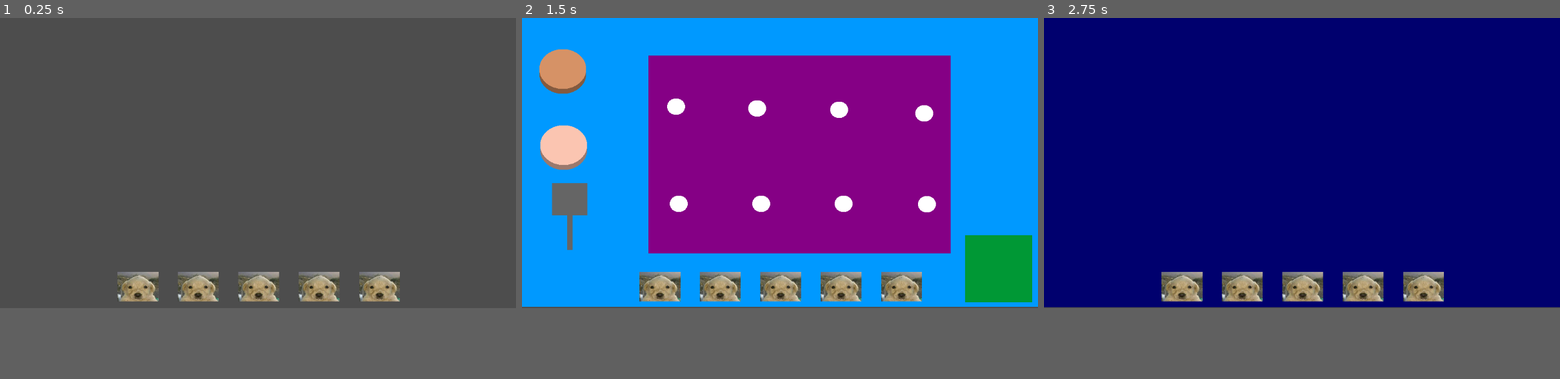
Above: before the commit, frames 1-3 (left to right).
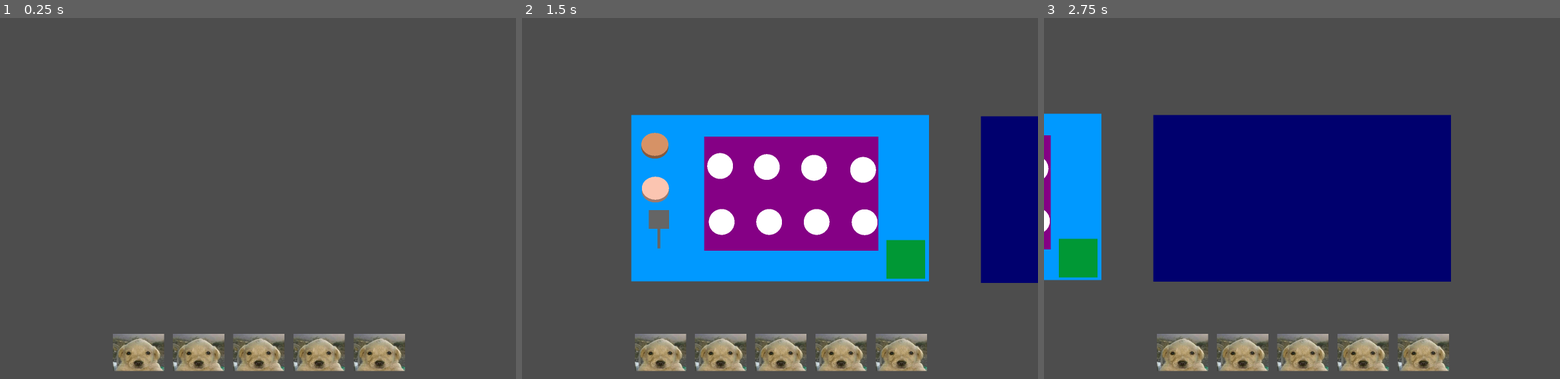
Above: after the commit, the same moments.

Repository: HannahKnisley/Bear-Denaria
Game: Godot game, scene res://Scenes/world_root.tscn
The game is run twice, just before and just after one commit, with the same random seed, the same clock (stepped at 60 frames per second) and the same inputs.
Inputs (mouse positions are in pixels of both pictures, inside the frame that each line leads up to):
- Up to frame 1 (0.25 s): no input
- Up to frame 2 (1.5 s): click (661, 285) at 0.5 s; click (718, 285) at 1.25 s
- Up to frame 3 (2.75 s): click (1302, 285) at 2 s
In our replay, the window is 800x450 before the commit and 800x560 after it. These sizes can differ from the game's own. Grey fills any space a smaller window leaves; there, only what the larger window draws over its background counts as a difference.

The runs differ from the first frame. In frame 1, 7.2% of the frame differs, in the area x 21-79%, y 70-98%; in frame 2, 71%, in the area x 0-100%, y 0-98%; in frame 3, 59%.

Commit message:
titlescreen, grill stuff

Diff:
--- /dev/null
+++ b/OtherAssets/Fonts/myLabel.tres
@@ -0,0 +1,8 @@
+[gd_resource type="Theme" load_steps=2 format=3 uid="uid://ccj22doayxb2g"]
+
+[ext_resource type="FontFile" uid="uid://dyn6cqbfxl7h" path="res://OtherAssets/Fonts/Outdoor.otf" id="1_e2gyn"]
+
+[resource]
+Label/colors/font_color = Color(0, 0, 0, 1)
+Label/font_sizes/font_size = 120
+Label/fonts/font = ExtResource("1_e2gyn")
--- a/Scenes/GrillArea/beef_patty.tscn
+++ b/Scenes/GrillArea/beef_patty.tscn
@@ -27,9 +27,9 @@
 
 [node name="collision" type="CollisionShape2D" parent="."]
 position = Vector2(0, -11)
+scale = Vector2(1.8, 1.8)
 shape = SubResource("CircleShape2D_5hv6k")
 
 [node name="cookTimer" type="Timer" parent="."]
 
-[connection signal="mouse_entered" from="." to="." method="_on_mouse_entered"]
 [connection signal="timeout" from="cookTimer" to="." method="_on_cook_timer_timeout"]
--- a/Scenes/GrillArea/cooktop.tscn
+++ b/Scenes/GrillArea/cooktop.tscn
@@ -14,10 +14,11 @@
 
 [node name="MeshInstance2D" type="MeshInstance2D" parent="."]
 position = Vector2(0, 1)
-scale = Vector2(39.9201, 36.875)
+scale = Vector2(100, 100)
 mesh = SubResource("SphereMesh_widpm")
 
 [node name="CollisionShape2D" type="CollisionShape2D" parent="."]
+scale = Vector2(3, 3)
 shape = SubResource("CircleShape2D_jkx0o")
 
 [connection signal="body_entered" from="." to="." method="_on_body_entered"]
--- a/Scenes/GrillArea/grill_area.tscn
+++ b/Scenes/GrillArea/grill_area.tscn
@@ -23,23 +23,6 @@
 scale = Vector2(675, 441.5)
 mesh = SubResource("BoxMesh_ha7ct")
 
-[node name="grillToBuild" parent="." instance=ExtResource("4_x3esj")]
-position = Vector2(1062, 560)
-
-[node name="spatulaBelow" type="Node2D" parent="."]
-
-[node name="spatula" parent="spatulaBelow" instance=ExtResource("3_upwfe")]
-position = Vector2(107, 405)
-
-[node name="pattySpawner" parent="." instance=ExtResource("2_7hck8")]
-position = Vector2(91, 125)
-
-[node name="chickenPattySpawner" parent="." instance=ExtResource("5_cpdi6")]
-position = Vector2(93, 295)
-
-[node name="spatulaAbove" type="Node2D" parent="."]
-position = Vector2(107, 405)
-
 [node name="Cooktop" parent="." instance=ExtResource("2_wnctg")]
 position = Vector2(344, 197)
 
@@ -63,3 +46,20 @@
 
 [node name="Cooktop8" parent="." instance=ExtResource("2_wnctg")]
 position = Vector2(898, 212)
+
+[node name="grillToBuild" parent="." instance=ExtResource("4_x3esj")]
+position = Vector2(1062, 560)
+
+[node name="spatulaBelow" type="Node2D" parent="."]
+
+[node name="spatula" parent="spatulaBelow" instance=ExtResource("3_upwfe")]
+position = Vector2(107, 405)
+
+[node name="pattySpawner" parent="." instance=ExtResource("2_7hck8")]
+position = Vector2(91, 125)
+
+[node name="chickenPattySpawner" parent="." instance=ExtResource("5_cpdi6")]
+position = Vector2(93, 295)
+
+[node name="spatulaAbove" type="Node2D" parent="."]
+position = Vector2(107, 405)
--- a/Scenes/GrillArea/grill_to_build.tscn
+++ b/Scenes/GrillArea/grill_to_build.tscn
@@ -1,6 +1,6 @@
 [gd_scene load_steps=4 format=3 uid="uid://b8hns1ngiicnc"]
 
-[ext_resource type="Script" path="res://Scripts/grill_to_build.gd" id="1_fcps5"]
+[ext_resource type="Script" path="res://Scripts/grillArea/grill_to_build.gd" id="1_3uhwa"]
 
 [sub_resource type="BoxMesh" id="BoxMesh_hksqf"]
 
@@ -8,7 +8,7 @@
 size = Vector2(148.375, 146)
 
 [node name="grillToBuild" type="Area2D"]
-script = ExtResource("1_fcps5")
+script = ExtResource("1_3uhwa")
 
 [node name="MeshInstance2D" type="MeshInstance2D" parent="."]
 modulate = Color(0, 0.596078, 0.207843, 1)
--- /dev/null
+++ b/Scenes/Titlescreen/title_screen.tscn
@@ -0,0 +1,110 @@
+[gd_scene load_steps=10 format=3 uid="uid://dfeh7uu0vmwo2"]
+
+[ext_resource type="Texture2D" uid="uid://cj8dtka4e1dro" path="res://Assets2D/menu/TitleScreen.png" id="1_5wxx0"]
+[ext_resource type="Script" path="res://Scripts/UI/title_screen.gd" id="1_fh18m"]
+[ext_resource type="Texture2D" uid="uid://db5oneijwdere" path="res://Assets2D/menu/Play_Plate.PNG" id="2_1hxj6"]
+[ext_resource type="Texture2D" uid="uid://cipekpx1etfjd" path="res://Assets2D/menu/Play_Translucent.PNG" id="3_bhgkp"]
+[ext_resource type="Texture2D" uid="uid://dogc5mu5of23f" path="res://Assets2D/menu/Credits_Menu.PNG" id="4_teuuy"]
+[ext_resource type="Theme" uid="uid://ccj22doayxb2g" path="res://OtherAssets/Fonts/myLabel.tres" id="5_ftxje"]
+[ext_resource type="Texture2D" uid="uid://ca4synxkehpad" path="res://Assets2D/menu/Credits_Translucent.PNG" id="5_xupow"]
+[ext_resource type="Texture2D" uid="uid://c720ynw73g7cb" path="res://Assets2D/menu/Exit_Button.PNG" id="6_8depg"]
+[ext_resource type="Texture2D" uid="uid://ce3q3igk0bjx7" path="res://Assets2D/menu/Exit_Translucent.PNG" id="7_lytn4"]
+
+[node name="TitleScreen" type="Control"]
+layout_mode = 3
+anchors_preset = 15
+anchor_right = 1.0
+anchor_bottom = 1.0
+offset_right = -3.0
+grow_horizontal = 2
+grow_vertical = 2
+script = ExtResource("1_fh18m")
+
+[node name="TextureRect" type="TextureRect" parent="."]
+layout_mode = 1
+anchors_preset = -1
+anchor_left = -0.00150225
+anchor_top = -0.00714286
+anchor_right = 1.00551
+anchor_bottom = 1.01071
+texture = ExtResource("1_5wxx0")
+expand_mode = 1
+stretch_mode = 5
+metadata/_edit_use_anchors_ = true
+
+[node name="HSplitContainer" type="HBoxContainer" parent="."]
+layout_mode = 1
+anchors_preset = -1
+anchor_left = 0.235854
+anchor_top = 0.643571
+anchor_right = 0.75363
+anchor_bottom = 0.909286
+grow_horizontal = 2
+grow_vertical = 0
+metadata/_edit_use_anchors_ = true
+
+[node name="startButton" type="TextureButton" parent="HSplitContainer"]
+layout_mode = 2
+size_flags_horizontal = 3
+texture_normal = ExtResource("2_1hxj6")
+texture_hover = ExtResource("3_bhgkp")
+ignore_texture_size = true
+stretch_mode = 5
+
+[node name="Label" type="Label" parent="HSplitContainer/startButton"]
+visible = false
+layout_mode = 0
+anchor_left = 0.236842
+anchor_top = 0.354839
+anchor_right = 0.780702
+anchor_bottom = 0.653226
+offset_bottom = -13.0
+theme = ExtResource("5_ftxje")
+text = "Start
+"
+horizontal_alignment = 1
+vertical_alignment = 1
+metadata/_edit_use_anchors_ = true
+
+[node name="creditsButton" type="TextureButton" parent="HSplitContainer"]
+layout_mode = 2
+size_flags_horizontal = 3
+texture_normal = ExtResource("4_teuuy")
+texture_hover = ExtResource("5_xupow")
+ignore_texture_size = true
+stretch_mode = 5
+
+[node name="Label" type="Label" parent="HSplitContainer/creditsButton"]
+visible = false
+layout_mode = 0
+anchor_left = 0.181287
+anchor_top = 0.354839
+anchor_right = 0.798246
+anchor_bottom = 0.653226
+offset_bottom = 1.52588e-05
+theme = ExtResource("5_ftxje")
+text = "Credits"
+metadata/_edit_use_anchors_ = true
+
+[node name="creditsButton2" type="TextureButton" parent="HSplitContainer"]
+layout_mode = 2
+size_flags_horizontal = 3
+texture_normal = ExtResource("6_8depg")
+texture_hover = ExtResource("7_lytn4")
+ignore_texture_size = true
+stretch_mode = 5
+
+[node name="Label" type="Label" parent="HSplitContainer/creditsButton2"]
+visible = false
+layout_mode = 0
+anchor_left = 0.397661
+anchor_top = 0.373656
+anchor_right = 0.725146
+anchor_bottom = 0.672043
+offset_right = 1.52588e-05
+theme = ExtResource("5_ftxje")
+text = "Exit"
+metadata/_edit_use_anchors_ = true
+
+[connection signal="mouse_entered" from="HSplitContainer/startButton" to="." method="_on_start_button_mouse_entered"]
+[connection signal="mouse_exited" from="HSplitContainer/startButton" to="." method="_on_start_button_mouse_exited"]
--- /dev/null
+++ b/Scripts/UI/title_screen.gd
@@ -0,0 +1,11 @@
+extends Control
+
+
+# Called when the node enters the scene tree for the first time.
+func _ready():
+	pass # Replace with function body.
+
+
+# Called every frame. 'delta' is the elapsed time since the previous frame.
+func _process(delta):
+	pass
--- a/Scripts/buildArea/pattyContainer.gd
+++ b/Scripts/buildArea/pattyContainer.gd
@@ -13,6 +13,7 @@
 
 func _on_child_entered_tree(node):
 	print("collected")
+	node.sliding = false
 	node.setSnap(self.global_position)
+	await get_tree().create_timer(0.1).timeout
 	node.visible = false
-	self.get_child(0).visible = true
--- a/Scripts/grillArea/beef_patty.gd
+++ b/Scripts/grillArea/beef_patty.gd
@@ -9,6 +9,8 @@
 var bottomCook = 0
 var flipping = false
 var up = true
+
+var sliding = false
 
 # Called when the node enters the scene tree for the first time.
 func _ready():
@@ -25,14 +27,15 @@
 		checkMouse()
 
 	if Input.is_action_pressed("mouseClick"):
-		if mouseCollide and !flipping:
+		if mouseCollide and !flipping and !sliding:
 			$cookTimer.stop()
 			self.set_collision_mask_value(1, false)
 			self.set_collision_mask_value(2, true)
 			move_and_collide(burgerToMouse())
 
 	if Input.is_action_just_released("mouseClick"):
-		if !flipping:
+		if !flipping and !sliding:
+			await get_tree().create_timer(0.1).timeout
 			move_and_collide((burgerToGrill()))
 			await get_tree().create_timer(0.3).timeout
 			self.set_collision_mask_value(1, true)
@@ -73,8 +76,6 @@
 
 
 func flippingAnimate(delta):
-	self.set_collision_mask_value(1, false)
-	self.set_collision_mask_value(2, true)
 	if self.global_position > (snapPos-Vector2(0,85)) and up:
 		move_and_collide(((snapPos-Vector2(0,90))-self.global_position)*delta*10)
 
@@ -84,8 +85,6 @@
 	if self.global_position < (snapPos-Vector2(0,5)) and !up:
 		move_and_collide((snapPos-self.global_position)*delta*10)
 	elif !up:
-		self.set_collision_mask_value(1, true)
-		self.set_collision_mask_value(2, false)
 		up = true
 		flipping = false
 
--- /dev/null
+++ b/Scripts/grillArea/grill_to_build.gd
@@ -0,0 +1,56 @@
+extends Area2D
+
+var defaultPos
+var out = true
+
+var sliding = false
+var pattyIn = false
+var myPatty
+
+# Called when the node enters the scene tree for the first time.
+func _ready():
+	defaultPos = self.global_position
+
+
+# Called every frame. 'delta' is the elapsed time since the previous frame.
+func _process(delta):
+	if Input.is_action_just_released("mouseClick") and !sliding:
+		if pattyIn:
+			myPatty.reparent(self)
+			myPatty.setSnap(self.global_position)
+			await get_tree().create_timer(0.1).timeout
+			myPatty.sliding = true
+			sliding = true
+
+	if sliding:
+		slideOutAnimate(delta)
+
+
+
+func _on_body_entered(body):
+	if body.is_in_group("patty"):
+		pattyIn = true
+		myPatty = body
+
+
+func _on_body_exited(body):
+	if body.is_in_group("patty"):
+		pattyIn = false
+
+func slideOutAnimate(delta):
+	if self.global_position < (defaultPos+Vector2(195,0)) and out:
+		self.translate(((defaultPos+Vector2(200,0))-self.global_position)*delta*10)
+		myPatty.move_and_collide(self.global_position-myPatty.global_position)
+	else:
+		out = false
+		myPatty.reparent($/root/WorldRoot/build_area/pattyContainer)
+		await get_tree().create_timer(0.1).timeout
+
+	if self.global_position > (defaultPos+Vector2(7,0)) and !out:
+		self.translate((defaultPos-self.global_position)*delta*10)
+	elif !out:
+		self.set_collision_mask_value(1, true)
+		self.set_collision_mask_value(2, false)
+		out = true
+		sliding = false
+		print("meow")
--- a/Scripts/grillArea/patty_spawner.gd
+++ b/Scripts/grillArea/patty_spawner.gd
@@ -12,7 +12,7 @@
 # Called every frame. 'delta' is the elapsed time since the previous frame.
 func _process(delta):
 	if Input.is_action_just_released("mouseClick"):
-		await get_tree().create_timer(0.05).timeout
+		await get_tree().create_timer(0.1).timeout
 		if canSpawn:
 			spawn_patty()
 
--- a/Scripts/grillArea/spatula.gd
+++ b/Scripts/grillArea/spatula.gd
@@ -7,6 +7,8 @@
 var flipping = false
 var up = true
 
+var followMouse = false
+
 var mouseIn = false
 
 # Called when the node enters the scene tree for the first time.
@@ -15,7 +17,9 @@
 
 # Called every frame. 'delta' is the elapsed time since the previous frame.
 func _process(delta):
-	if Input.is_action_pressed("mouseClick") and mouseIn:
+	if Input.is_action_just_pressed("mouseClick") and mouseIn:
+		followMouse = true
+	if Input.is_action_pressed("mouseClick") and followMouse:
 		self.global_position = get_global_mouse_position()
 	if Input.is_action_just_released("mouseClick"):
 		if onPatty:
@@ -23,8 +27,9 @@
 			snapPos = self.global_position
 			flipping = true
 			myPatty.flipBurger()
+		followMouse = false
 
-
+	# WE ARE CLOSED FOR EBOLA >:(
 	if flipping:
 		if self.global_position > (snapPos-Vector2(0,85)) and up:
 			self.translate(((snapPos-Vector2(0,90))-self.global_position)*delta*10)
@@ -35,8 +40,6 @@
 		if self.global_position < (snapPos-Vector2(0,5)) and !up:
 			self.translate((snapPos-self.global_position)*delta*10)
 		elif !up:
-			self.set_collision_mask_value(1, true)
-			self.set_collision_mask_value(2, false)
 			up = true
 			flipping = false
 			self.reparent(get_node("../../spatulaBelow"))
--- a/Scripts/grill_to_build.gd
+++ /dev/null
@@ -1,55 +0,0 @@
-extends Area2D
-
-var defaultPos
-var out = true
-
-var sliding = false
-var pattyIn = false
-var myPatty
-
-# Called when the node enters the scene tree for the first time.
-func _ready():
-	defaultPos = self.global_position
-
-
-# Called every frame. 'delta' is the elapsed time since the previous frame.
-func _process(delta):
-	if Input.is_action_just_released("mouseClick"):
-		if pattyIn:
-			myPatty.setSnap(self.global_position)
-			self.add_child(myPatty)
-			sliding = true
-
-	if sliding:
-		slideOutAnimate(delta)
-
-
-
-func _on_body_entered(body):
-	if body.is_in_group("patty"):
-		pattyIn = true
-		myPatty = body
-
-
-func _on_body_exited(body):
-	if body.is_in_group("patty"):
-		pattyIn = false
-
-func slideOutAnimate(delta):
-	if self.global_position < (defaultPos+Vector2(195,0)) and out:
-		self.translate(((defaultPos+Vector2(200,0))-self.global_position)*delta*10)
-		myPatty.global_position = self.global_position
-	else:
-		out = false
-		myPatty.sendToBuild()
-		myPatty.reparent($/root/WorldRoot/build_area/pattyContainer)
-
-
-	if self.global_position > (defaultPos+Vector2(7,0)) and !out:
-		self.translate((defaultPos-self.global_position)*delta*10)
-	elif !out:
-		self.set_collision_mask_value(1, true)
-		self.set_collision_mask_value(2, false)
-		out = true
-		sliding = false
-		print("meow")
--- a/project.godot
+++ b/project.godot
@@ -21,6 +21,8 @@
 
 [display]
 
+window/size/viewport_width=2000
+window/size/viewport_height=1400
 window/stretch/mode="viewport"
 
 [input]
Binary file added: Assets2D/menu/Credits_Menu.PNG
Not shown, added: Assets2D/menu/Credits_Menu.PNG.import
Binary file added: Assets2D/menu/Credits_Translucent.PNG
Not shown, added: Assets2D/menu/Credits_Translucent.PNG.import
Binary file added: Assets2D/menu/Exit_Button.PNG
Not shown, added: Assets2D/menu/Exit_Button.PNG.import
Binary file added: Assets2D/menu/Exit_Translucent.PNG
Not shown, added: Assets2D/menu/Exit_Translucent.PNG.import
Binary file added: Assets2D/menu/Play_Plate.PNG
Not shown, added: Assets2D/menu/Play_Plate.PNG.import
Binary file added: Assets2D/menu/Play_Translucent.PNG
Not shown, added: Assets2D/menu/Play_Translucent.PNG.import
(and 20 more such lines)
